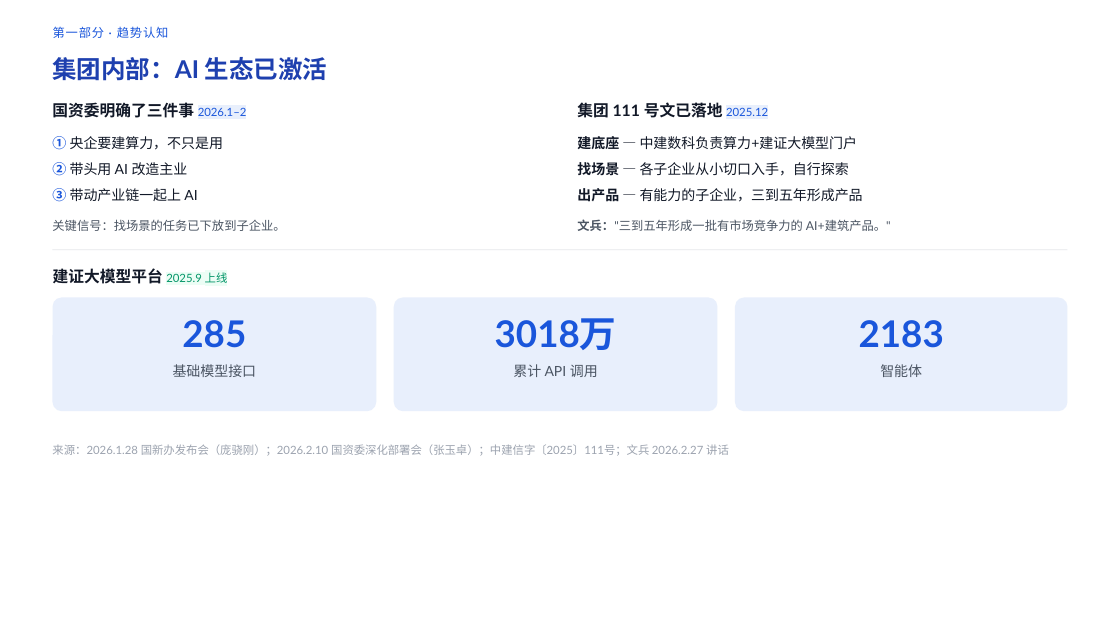
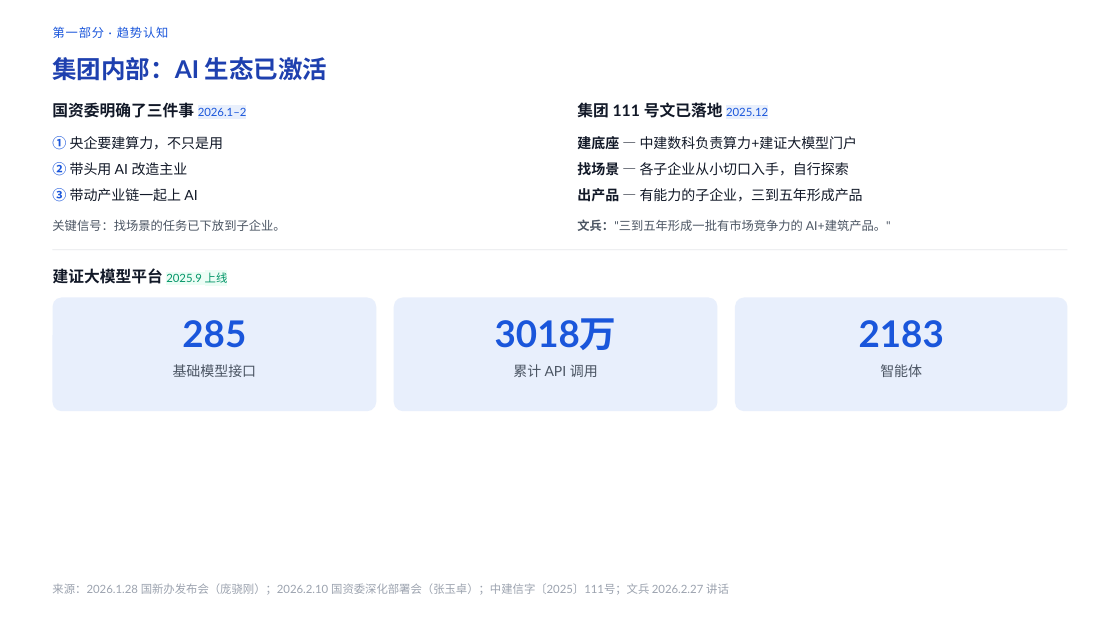
Before and after one commit to forestrain-git/AI-Report, a slide deck: slide 6 of outputs/AI时代：我们的选择与行动.pptx. Drawn at 1120x630 pixels with LibreOffice and Linux fonts; fonts in the diff are those of the drawing. Boxes give left, top, right and bottom in pixels: in the first picture for what was removed or moved away, otherwise in the second. Text is boxed around its words. In the diff, an @@ line names an element or a change of style, - is before the commit and + after.

```diff
--- a/outputs/AI时代：我们的选择与行动.pptx
+++ b/outputs/AI时代：我们的选择与行动.pptx
@@ text "来源：2026.1.28 国新办发布会（庞骁刚）；2026.2.10 国资委深化部署会（张玉卓）；中建信字〔2025〕1 ...": place and size @@
-text "来源：2026.1.28 国新办发布会（庞骁刚）；2026.2.10 国资委深化部署会（张玉卓）；中建信字〔2025〕1 ..." at [52,444,729,456]
+text "来源：2026.1.28 国新办发布会（庞骁刚）；2026.2.10 国资委深化部署会（张玉卓）；中建信字〔2025〕1 ..." at [52,583,729,595]
```
Also in this commit, not shown: 4 other slides changed.
